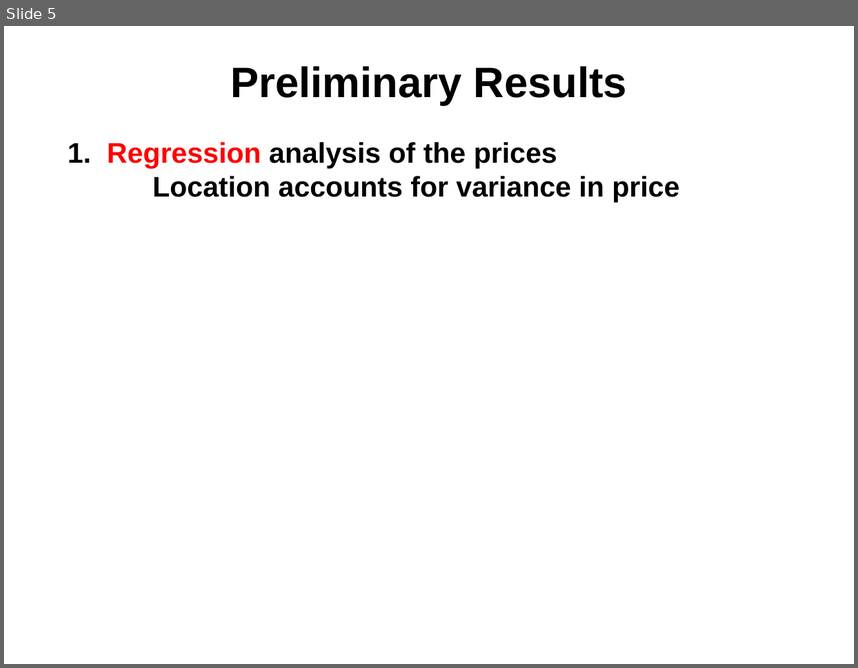
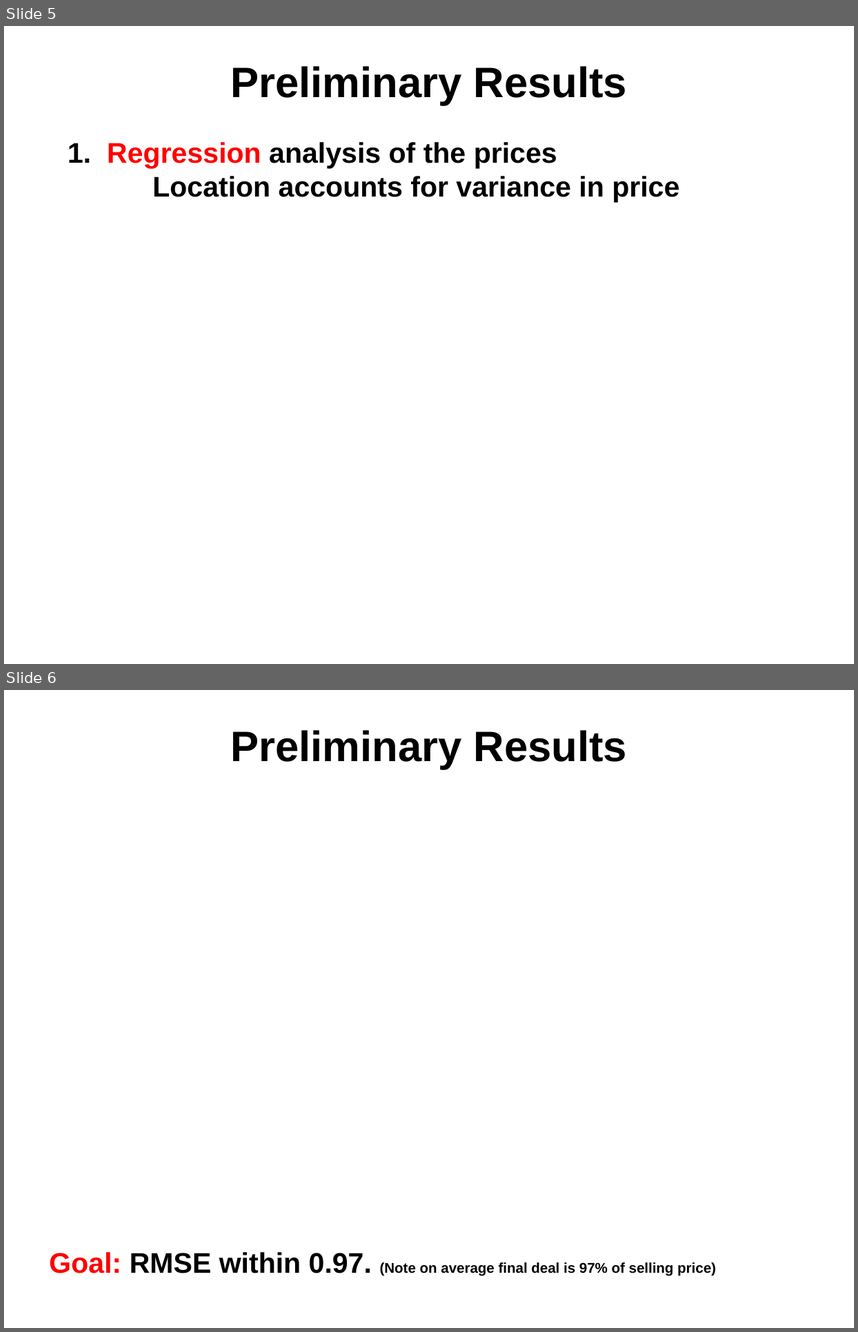
Before and after one commit to npow/centris, a slide deck: presentation/DaveNissanEmil2014MachineLearning.pptx. Shown one above the other, each under a label of ours: slide 5 before the commit, slides 5 and 6 after it. The pictures are 858x668 and 858x1332 pixels, drawn with LibreOffice and Linux fonts; fonts in the diff are those of the drawing. Boxes give left, top, right and bottom in pixels: in the first picture for what was removed or moved away, otherwise in the second. Text is boxed around its words. In the diff, an @@ line names an element or a change of style, - is before the commit and + after.

```diff
--- a/presentation/DaveNissanEmil2014MachineLearning.pptx
+++ b/presentation/DaveNissanEmil2014MachineLearning.pptx
@@ slide 6 added at box(4, 690, 854, 1328), background #FFFFFF @@
@@ text added at box(230, 730, 627, 769), 36 pt, text #000000, bold @@
+Preliminary Results
@@ text added at box(49, 1252, 716, 1276), 12 pt, text #000000, bold @@
+Goal: RMSE within 0.97. (Note on average final deal is 97% of selling price)
```
Also in this commit, not shown: 4 slides changed, 1 other file.
